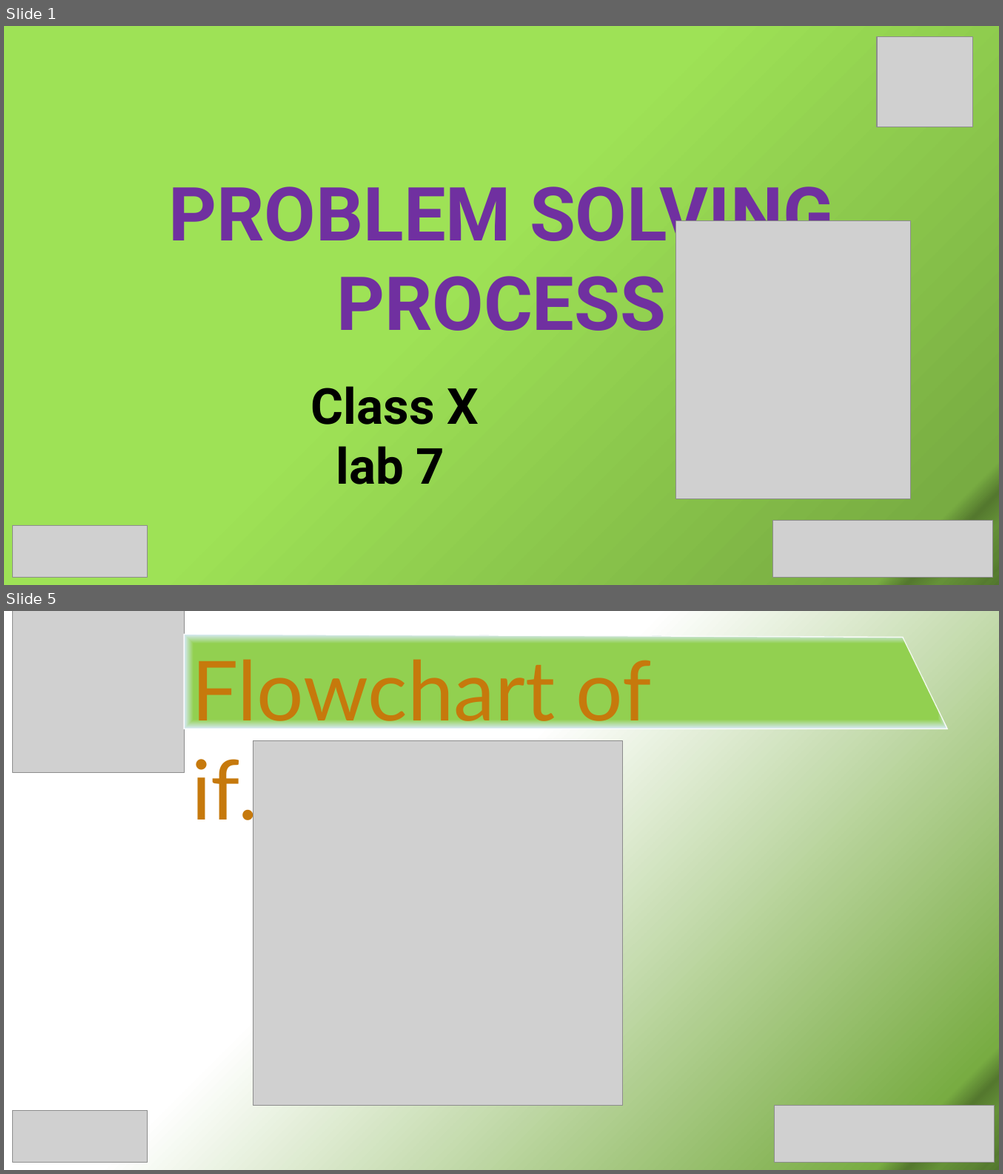
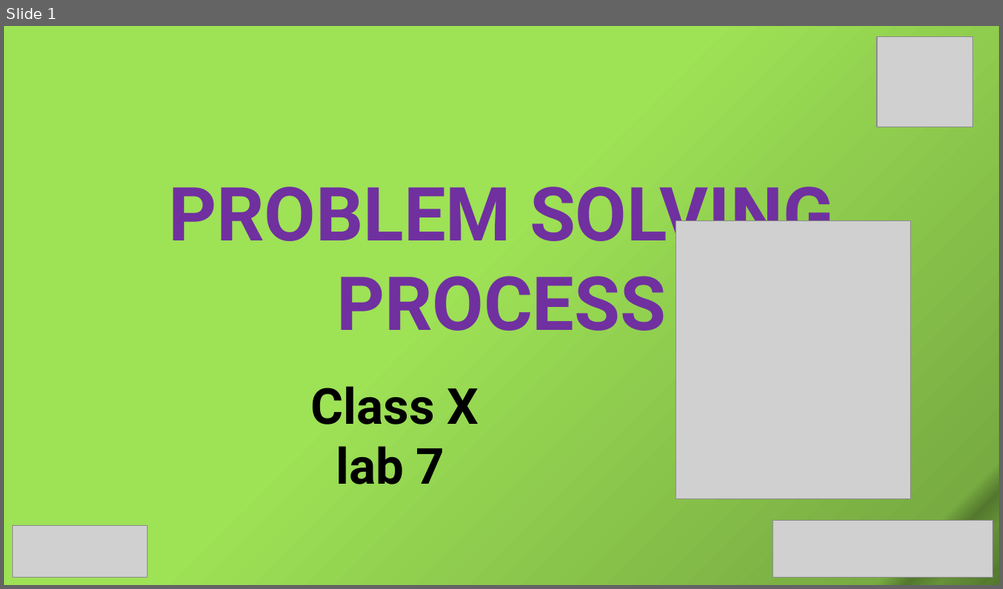
Before and after one commit to SabitDeepto/IIDP, a slide deck: class 10/lab 7 (psp)/2. Presentation/PSP_9.pptx. Shown one above the other, each under a label of ours: slides 1 and 5 before the commit, slide 1 after it; the slides between them are not shown. The pictures are 1003x1174 and 1003x589 pixels, drawn with LibreOffice and Linux fonts; fonts in the diff are those of the drawing; grey boxes stand for pictures. Boxes give left, top, right and bottom in pixels: in the first picture for what was removed or moved away, otherwise in the second. Text is boxed around its words. In the diff, an @@ line names an element or a change of style, - is before the commit and + after.

```diff
--- a/class 10/lab 7 (psp)/2. Presentation/PSP_9.pptx
+++ b/class 10/lab 7 (psp)/2. Presentation/PSP_9.pptx
@@ slide 5 removed at (4, 611, 999, 1170), background gradient #FFFFFF to #78AC42 to #54782E to #659138 to #5C8433 to #557A2F to #577D30 to #52762D @@
@@ picture removed at (13, 611, 184, 773) @@
@@ freeform shape removed at (184, 634, 947, 729) @@
@@ text removed at (191, 659, 651, 834) @@
-Flowchart of if...elif...else
@@ picture removed at (253, 741, 623, 1105) @@
@@ picture removed at (13, 1111, 148, 1162) @@
@@ picture removed at (774, 1105, 994, 1163) @@
```
Also in this commit, not shown: 1 slide changed, 6 slides added, 2 other slides removed, 2 other files.
